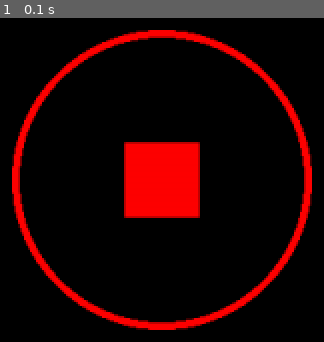
Above: before the commit, frame 1.
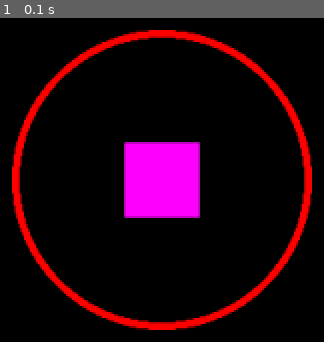
Above: after the commit, the same moment.

Repository: ProgrammingPi/testPygame
Game: pygame game, started from test.py
Two runs of this game, one before a commit and one after it. Both use one fixed random seed, a clock stepped at 60 frames per second and the inputs below.
Inputs:
- Up to frame 1 (0.1 s): no input

The runs differ from the first frame. In frame 1, 5.5% of the frame differs, in the area x 38-62%, y 38-62%.

Commit message:
changed rectangle color

Diff:
--- a/test.py
+++ b/test.py
@@ -4,7 +4,7 @@
 
 screen = pygame.display.set_mode((1200, 800))
 r = pygame.Rect(575, 375, 50, 50)
-pygame.draw.rect(screen, (255, 0, 0), r, 0)
+pygame.draw.rect(screen, (255, 0, 255), r, 0)
 
 pygame.draw.circle(screen, (255,0,0), (600,400), 100, width=5)
 while True:
